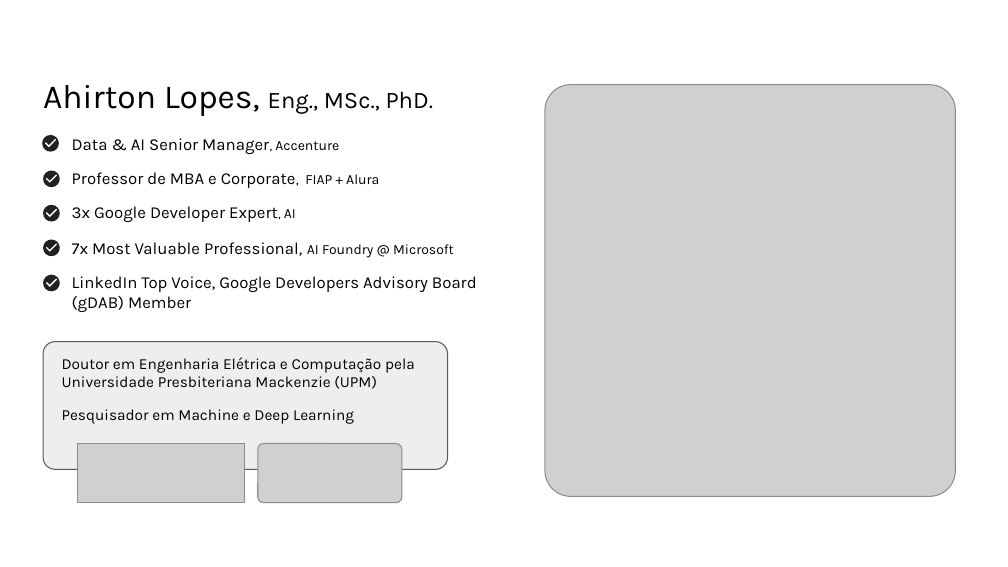
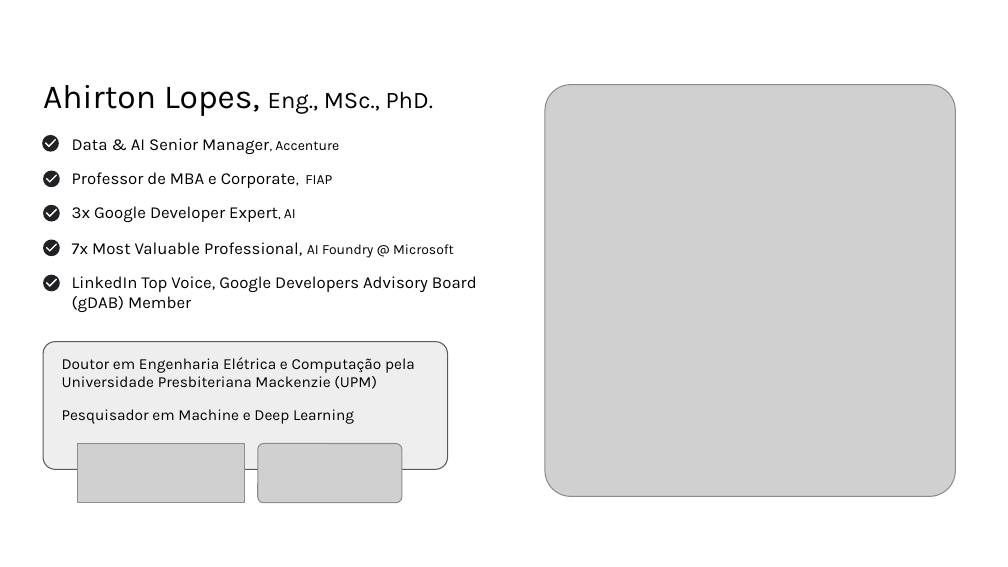
Before and after one commit to ahirtonlopes/alem-dos-loops, a slide deck: slide 2 of Palestra_Ahirton_AlemDosLoops.pptx. Drawn at 1008x567 pixels with LibreOffice and Linux fonts; fonts in the diff are those of the drawing; grey boxes stand for pictures. Boxes give left, top, right and bottom in pixels: in the first picture for what was removed or moved away, otherwise in the second. Text is boxed around its words. In the diff, an @@ line names an element or a change of style, - is before the commit and + after.

```diff
--- a/Palestra_Ahirton_AlemDosLoops.pptx
+++ b/Palestra_Ahirton_AlemDosLoops.pptx
@@ text at [72, 172, 332, 188]: text changed @@
-Professor de MBA e Corporate, FIAP + Alura
+Professor de MBA e Corporate, FIAP
```
Also in this commit, not shown: 3 other slides changed, 1 other file.
